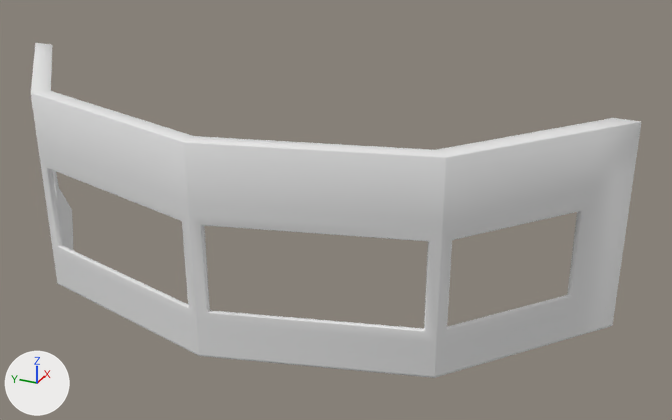
Renders of the FBX model Assets/Art/Models/Building/meshes/wallCurve03.fbx from each side of a commit.
One viewpoint serves both versions: a camera (50 mm lens) standing at (-18.77, -17.21, 10.97) and looking at (-1.64, -9.5, 2.4). The axes (+X, +Y, +Z) are drawn at lower left. The lights are the same throughout. Where no turn or scale is listed for an object, it has been applied to the vertices. Vertices at the same position are counted once.

Objects in the first picture: 'wallCurve03'.
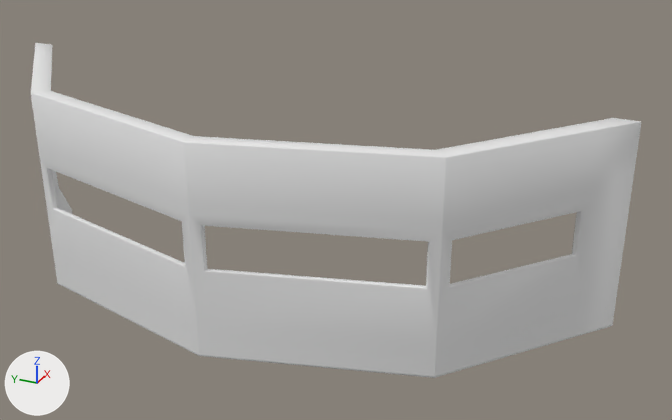
Where the change shows, as pixel boxes [x1, y1, x2, y2] in the pictures (672 x 420 px; the box of a moved part takes in the faces that stretch with it):
part 1 of me_cylinder_005, moved or reshaped: [40, 157, 592, 343] in both

The change, as a diff of the scene's bpy script:
```diff
--- a/Assets/Art/Models/Building/meshes/wallCurve03.fbx.py
+++ b/Assets/Art/Models/Building/meshes/wallCurve03.fbx.py
@@ me_cylinder_005 @@
 me_cylinder_005.from_pydata(...)  # 491 vertices, 546 faces; spans x -4.8..0.0, y -15.5..-0.1, z 0.0..4.8
 # used by ob_wallcurve03; location = (0.0, 0.0, 0.0)
+# me_cylinder_005 part 1: all 48 vertices in x -4.8..-0.9, y -14.7..-0.9, z 1.1 are moved by (0.0, 0.0, 1.0)
```
